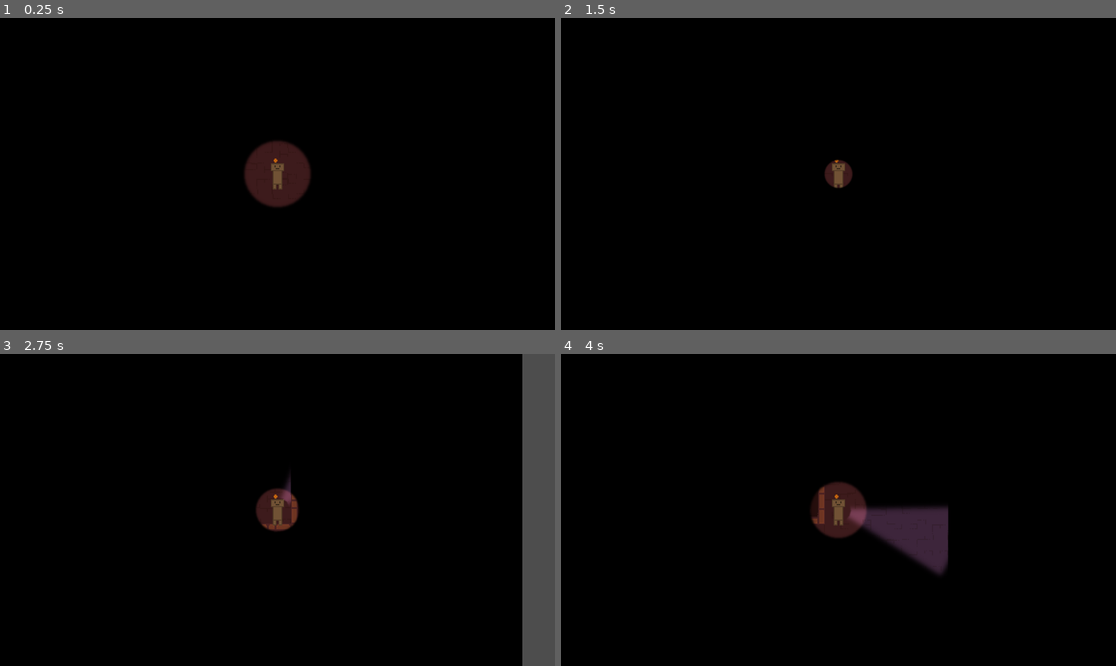
Above: before the commit, frames 1-4 (two rows, left to right).
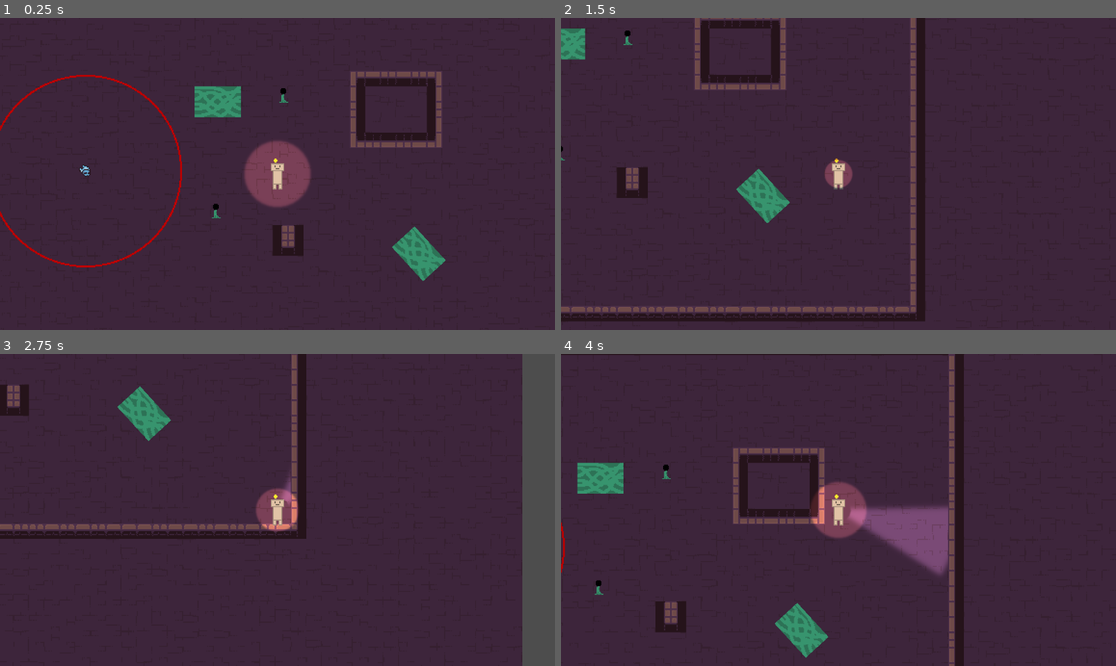
Above: after the commit, the same moments.

Repository: CookieCherith0969/GDM-Assignment-4
Game: Godot game, scene res://Scenes/test_scene.tscn
Two runs of this game, one before a commit and one after it. Both use one fixed random seed, a clock stepped at 60 frames per second and the inputs below.
Inputs (mouse positions are in pixels of both pictures, inside the frame that each line leads up to):
- Up to frame 1 (0.25 s): no input
- Up to frame 2 (1.5 s): move the mouse to (960, 158) at 0.52 s; hold D (Right) 0.53-1.28 s; hold Space (Light) 0.53-1.28 s; move the mouse to (727, 189) at 1.27 s; hold S (Down) from 1.28 s (still down); tap Space (Light) at 1.35 s
- Up to frame 3 (2.75 s): move the mouse to (333, 441) at 2.02 s; release S (Down) at 2.03 s; hold D (Right) from 2.03 s (still down); hold Space (Light) from 2.03 s (still down)
- Up to frame 4 (4 s): move the mouse to (810, 572) at 2.77 s; release D (Right) at 2.78 s; release Space (Light) at 2.78 s; hold W (Up) 2.78-3.53 s; tap Space (Light) at 2.85 s; move the mouse to (1005, 556) at 3.52 s; hold A (Left) from 3.53 s (still down); hold Space (Light) from 3.53 s (still down)

The runs differ from the first frame. In frame 1, 100% of the frame differs, in the area x 0-100%, y 0-100%; in frame 2, 100%; in frame 3, 94%; in frame 4, 100%.

Commit message:
Light area update, fixed player getting stuck in light gates

Diff:
--- a/Scenes/lightGate.tscn
+++ b/Scenes/lightGate.tscn
@@ -1,125 +1,7 @@
-[gd_scene load_steps=3 format=3 uid="uid://gcm8lbssgypr"]
+[gd_scene load_steps=2 format=3 uid="uid://gcm8lbssgypr"]
 
 [ext_resource type="Script" path="res://Scripts/LightGate.gd" id="1_0m3ob"]
-[ext_resource type="PackedScene" uid="uid://d1s7en12iiewd" path="res://Scenes/gateBlock.tscn" id="2_onfwc"]
 
 [node name="LightGate" type="Node2D"]
+z_index = -1
 script = ExtResource("1_0m3ob")
-
-[node name="GateBlock" parent="." instance=ExtResource("2_onfwc")]
-collision_layer = 1
-
-[node name="_StaticBody2D_129779" parent="." instance=ExtResource("2_onfwc")]
-position = Vector2(0, 8)
-collision_layer = 1
-pos = Vector2(0, 1)
-
-[node name="_StaticBody2D_129780" parent="." instance=ExtResource("2_onfwc")]
-position = Vector2(0, 16)
-collision_layer = 1
-pos = Vector2(0, 2)
-
-[node name="_StaticBody2D_129781" parent="." instance=ExtResource("2_onfwc")]
-position = Vector2(0, 24)
-collision_layer = 1
-pos = Vector2(0, 3)
-
-[node name="_StaticBody2D_129782" parent="." instance=ExtResource("2_onfwc")]
-position = Vector2(8, 0)
-collision_layer = 1
-pos = Vector2(1, 0)
-
-[node name="_StaticBody2D_129783" parent="." instance=ExtResource("2_onfwc")]
-position = Vector2(8, 8)
-collision_layer = 1
-pos = Vector2(1, 1)
-
-[node name="_StaticBody2D_129784" parent="." instance=ExtResource("2_onfwc")]
-position = Vector2(8, 16)
-collision_layer = 1
-pos = Vector2(1, 2)
-
-[node name="_StaticBody2D_129785" parent="." instance=ExtResource("2_onfwc")]
-position = Vector2(8, 24)
-collision_layer = 1
-pos = Vector2(1, 3)
-
-[node name="_StaticBody2D_129786" parent="." instance=ExtResource("2_onfwc")]
-position = Vector2(16, 0)
-collision_layer = 1
-pos = Vector2(2, 0)
-
-[node name="_StaticBody2D_129787" parent="." instance=ExtResource("2_onfwc")]
-position = Vector2(16, 8)
-collision_layer = 1
-pos = Vector2(2, 1)
-
-[node name="_StaticBody2D_129788" parent="." instance=ExtResource("2_onfwc")]
-position = Vector2(16, 16)
-collision_layer = 1
-pos = Vector2(2, 2)
-
-[node name="_StaticBody2D_129789" parent="." instance=ExtResource("2_onfwc")]
-position = Vector2(16, 24)
-collision_layer = 1
-pos = Vector2(2, 3)
-
-[node name="_StaticBody2D_129790" parent="." instance=ExtResource("2_onfwc")]
-position = Vector2(24, 0)
-collision_layer = 1
-pos = Vector2(3, 0)
-
-[node name="_StaticBody2D_129791" parent="." instance=ExtResource("2_onfwc")]
-position = Vector2(24, 8)
-collision_layer = 1
-pos = Vector2(3, 1)
-
-[node name="_StaticBody2D_129792" parent="." instance=ExtResource("2_onfwc")]
-position = Vector2(24, 16)
-collision_layer = 1
-pos = Vector2(3, 2)
-
-[node name="_StaticBody2D_129793" parent="." instance=ExtResource("2_onfwc")]
-position = Vector2(24, 24)
-collision_layer = 1
-pos = Vector2(3, 3)
-
-[node name="_StaticBody2D_129794" parent="." instance=ExtResource("2_onfwc")]
-position = Vector2(32, 0)
-collision_layer = 1
-pos = Vector2(4, 0)
-
-[node name="_StaticBody2D_129795" parent="." instance=ExtResource("2_onfwc")]
-position = Vector2(32, 8)
-collision_layer = 1
-pos = Vector2(4, 1)
-
-[node name="_StaticBody2D_129796" parent="." instance=ExtResource("2_onfwc")]
-position = Vector2(32, 16)
-collision_layer = 1
-pos = Vector2(4, 2)
-
-[node name="_StaticBody2D_129797" parent="." instance=ExtResource("2_onfwc")]
-position = Vector2(32, 24)
-collision_layer = 1
-pos = Vector2(4, 3)
-
-[node name="_StaticBody2D_129798" parent="." instance=ExtResource("2_onfwc")]
-position = Vector2(40, 0)
-collision_layer = 1
-pos = Vector2(5, 0)
-
-[node name="_StaticBody2D_129799" parent="." instance=ExtResource("2_onfwc")]
-position = Vector2(40, 8)
-collision_layer = 1
-pos = Vector2(5, 1)
-
-[node name="_StaticBody2D_129800" parent="." instance=ExtResource("2_onfwc")]
-position = Vector2(40, 16)
-collision_layer = 1
-pos = Vector2(5, 2)
-
-[node name="_StaticBody2D_129801" parent="." instance=ExtResource("2_onfwc")]
-position = Vector2(40, 24)
-collision_layer = 1
-pos = Vector2(5, 3)
--- a/Scenes/light_area.tscn
+++ b/Scenes/light_area.tscn
@@ -1,66 +1,8 @@
-[gd_scene load_steps=2 format=3 uid="uid://c6gqgh11is37s"]
+[gd_scene load_steps=2 format=3 uid="uid://dlh1negh16d0d"]
 
 [ext_resource type="Script" path="res://Scripts/LightArea.gd" id="1_l1l7l"]
 
 [node name="LightArea" type="Node2D"]
 script = ExtResource("1_l1l7l")
 
-[node name="_RayCast2D_35637" type="RayCast2D" parent="."]
-rotation = -3.14159
-enabled = false
-target_position = Vector2(0, -20)
-collision_mask = 8
-
-[node name="_RayCast2D_35638" type="RayCast2D" parent="."]
-rotation = -3.14159
-enabled = false
-target_position = Vector2(0, -20)
-collision_mask = 8
-
-[node name="_RayCast2D_35639" type="RayCast2D" parent="."]
-rotation = -3.14159
-enabled = false
-target_position = Vector2(0, -20)
-collision_mask = 8
-
-[node name="_RayCast2D_35640" type="RayCast2D" parent="."]
-rotation = -3.14159
-enabled = false
-target_position = Vector2(0, -20)
-collision_mask = 8
-
-[node name="_RayCast2D_35641" type="RayCast2D" parent="."]
-rotation = 3.14159
-enabled = false
-target_position = Vector2(0, -20)
-collision_mask = 8
-
-[node name="@RayCast2D@37149" type="RayCast2D" parent="."]
-rotation = -3.14159
-enabled = false
-target_position = Vector2(0, -20)
-collision_mask = 8
-
-[node name="@RayCast2D@37150" type="RayCast2D" parent="."]
-rotation = -3.14159
-enabled = false
-target_position = Vector2(0, -20)
-collision_mask = 8
-
-[node name="@RayCast2D@37151" type="RayCast2D" parent="."]
-rotation = -3.14159
-enabled = false
-target_position = Vector2(0, -20)
-collision_mask = 8
-
-[node name="@RayCast2D@37152" type="RayCast2D" parent="."]
-rotation = -3.14159
-enabled = false
-target_position = Vector2(0, -20)
-collision_mask = 8
-
-[node name="@RayCast2D@37153" type="RayCast2D" parent="."]
-rotation = 3.14159
-enabled = false
-target_position = Vector2(0, -20)
-collision_mask = 8
+[node name="RayCast2D" type="RayCast2D" parent="."]
--- a/Scenes/player.tscn
+++ b/Scenes/player.tscn
@@ -29,6 +29,11 @@
 texture = ExtResource("3_i58oj")
 texture_scale = 0.8
 
+[node name="GlowArea" parent="." instance=ExtResource("4_bf3oi")]
+num_rays = 25
+range = 14.0
+hit_from_inside = true
+
 [node name="Rotator" type="Node2D" parent="."]
 
 [node name="FlashLight" type="PointLight2D" parent="Rotator"]
@@ -48,3 +53,10 @@
 num_rays = 15
 range = 72.0
 active = false
+
+[node name="EdgeArea" parent="Rotator" instance=ExtResource("4_bf3oi")]
+rotation = 1.5708
+angle = 200.0
+num_rays = 25
+range = 16.0
+active = false
--- a/Scenes/test_scene.tscn
+++ b/Scenes/test_scene.tscn
@@ -285,4 +285,5 @@
 position = Vector2(531, 196)
 
 [node name="CanvasModulate" type="CanvasModulate" parent="."]
+visible = false
 color = Color(0, 0, 0, 1)
--- a/Scripts/LightArea.gd
+++ b/Scripts/LightArea.gd
@@ -9,9 +9,12 @@
 var range : float = 20 : set = set_range
 @export
 var active = true : set = set_active
+@export
+var hit_from_inside = false : set = set_inside
 
 var rays : Array
 var targets : Array
+var prev_targets : Array
 
 # Called when the node enters the scene tree for the first time.
 func _ready():
@@ -26,8 +29,7 @@
 	if not active:
 		return
 
-	for target in targets:
-		target.on_unlit()
+	prev_targets = targets.duplicate()
 	targets.clear()
 
 	for ray in rays:
@@ -39,12 +41,17 @@
 				break
 			if (not target in targets) and (target.has_method(&"on_lit")):
 				targets.append(target)
-				target.on_lit()
+				if not target in prev_targets:
+					target.on_lit()
 			if target.get_collision_layer_value(1):
 				break
 			else:
 				ray.add_exception(target)
 			ray.force_raycast_update()
+
+	for target in prev_targets:
+		if not target in targets:
+			target.on_unlit()
 
 func set_angle(val : float):
 	angle = val
@@ -68,6 +75,7 @@
 		new_ray.set_collision_mask_value(4, true)
 		new_ray.target_position.y = -range
 		new_ray.rotation_degrees = ((float(i)/(num_rays-1)) * angle)-(angle/2)
+		new_ray.hit_from_inside = hit_from_inside
 		rays.append(new_ray)
 		add_child(new_ray)
 
@@ -84,3 +92,9 @@
 		for target in targets:
 			target.on_unlit()
 		targets.clear()
+
+func set_inside(val : bool):
+	hit_from_inside = val
+
+	for ray in rays:
+		ray.hit_from_inside = hit_from_inside
--- a/Scripts/Player.gd
+++ b/Scripts/Player.gd
@@ -7,6 +7,9 @@
 
 @onready
 var flasharea = $Rotator/FlashArea
+@onready
+var edgearea = $Rotator/EdgeArea
+
 @onready
 var flashlight = $Rotator/FlashLight
 var light_on = false : set = set_light_on
@@ -87,8 +90,10 @@
 		if light_on:
 			on_lit()
 			flasharea.active = true
+			edgearea.active = true
 			flashlight.enabled = true
 		else:
 			on_unlit()
 			flasharea.active = false
+			edgearea.active = false
 			flashlight.enabled = false
--- a/Scripts/gateBlock.gd
+++ b/Scripts/gateBlock.gd
@@ -49,10 +49,12 @@
 		return
 	lit = val
 	if lit:
+		print_debug("Block lit")
 		modulate = inactive_colour
 		collision_layer -= 1
 		occluder.hide()
 	else:
+		print_debug("Block unlit")
 		modulate = active_colour
 		collision_layer += 1
 		occluder.show()
Not shown: 2 places in Scenes/gateBlock.tscn that only renumber resources
Not shown: 1 places in Scenes/player.tscn that only renumber resources
